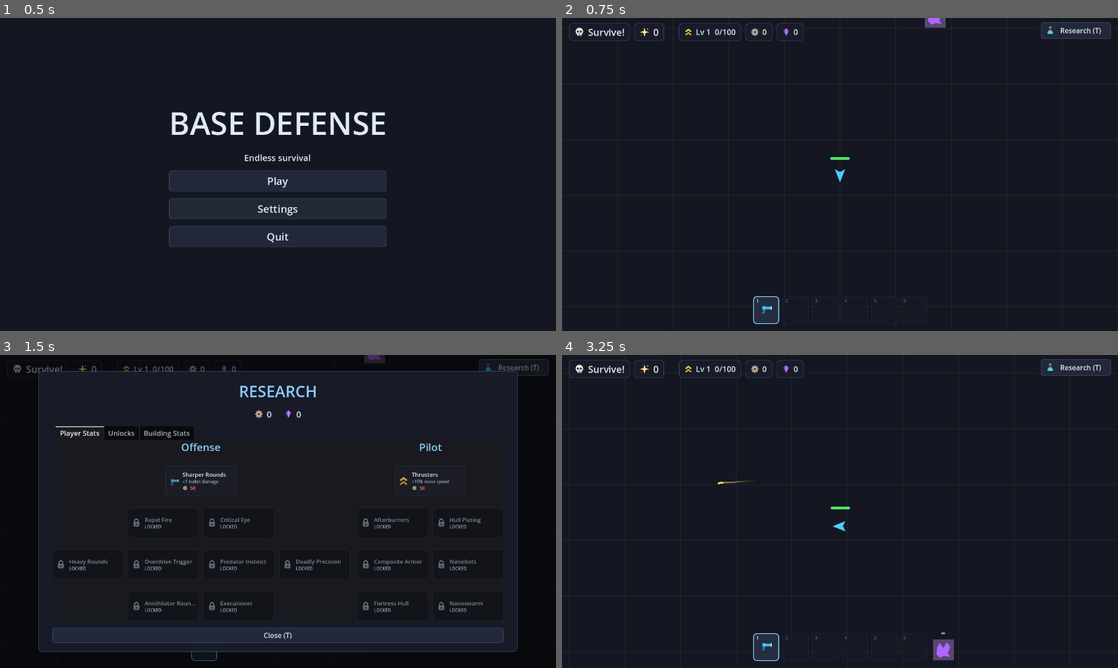
Above: before the commit, frames 1-4 (two rows, left to right).
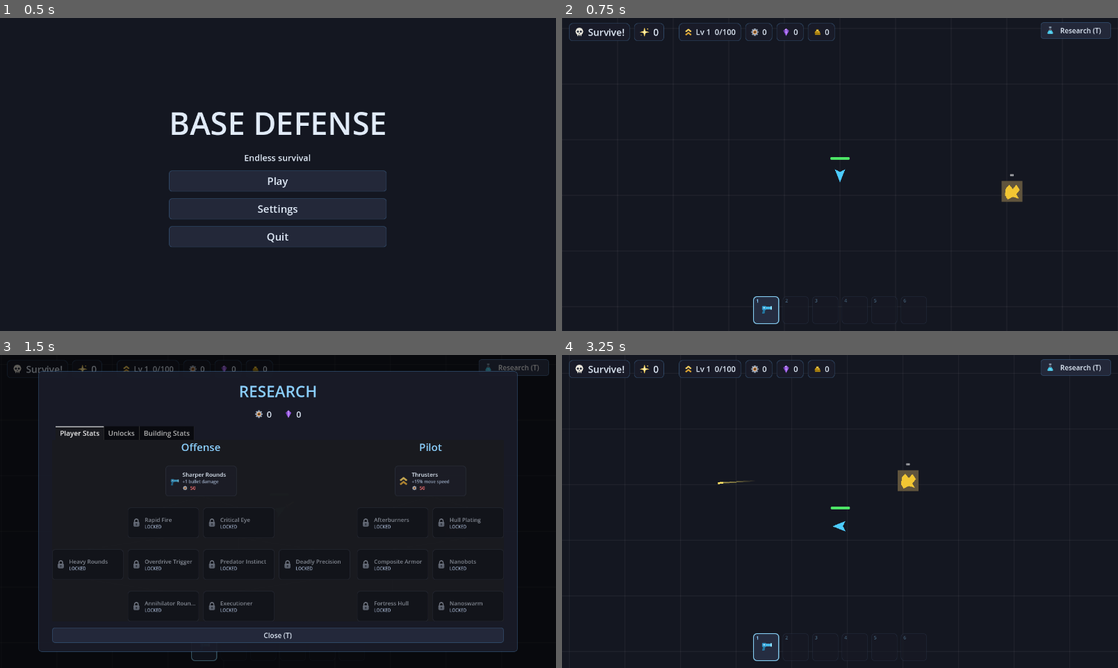
Above: after the commit, the same moments.

Repository: holgerson97/bug-defense
Game: Godot game, scene res://scenes/main_menu.tscn
Same seed, same stepped clock (60 frames per second), same inputs: the game is played once before the commit and once after it.
Inputs (mouse positions are in pixels of both pictures, inside the frame that each line leads up to):
- Up to frame 1 (0.5 s): no input
- Up to frame 2 (0.75 s): click "Play" at 0.5 s
- Up to frame 3 (1.5 s): click "Research (T)" at 1.25 s
- Up to frame 4 (3.25 s): tap Enter at 2 s; move the mouse to (962, 495) at 2.02 s; hold D (move_right) 2.03-2.78 s; hold T (research) 2.03-2.78 s; move the mouse to (728, 527) at 2.77 s; hold S (move_down) from 2.78 s (still down); click (728, 527) at 2.85 s

Frame 1 is identical in both runs. In frame 2, 0.4% of the frame differs, in the area x 44-83%, y 0-59%; in frame 3, 0.1%; in frame 4, 0.6%, in the area x 44-71%, y 1-98%.

Commit message:
Gold resource foundation: rare gold ore blocks, HUD gold counter, icon
Co-Authored-By: Claude Fable 5 <noreply@anthropic.com>

Diff:
--- /dev/null
+++ b/assets/icons/gold.svg
@@ -0,0 +1,8 @@
+<svg xmlns="http://www.w3.org/2000/svg" width="64" height="64" viewBox="0 0 32 32">
+  <!-- Gold: stacked ingots -->
+  <path d="M 8 13 L 15 13 L 17 19 L 6 19 Z" fill="#d4a017" stroke="#8a6a0e" stroke-width="1"/>
+  <path d="M 17 13 L 24 13 L 26 19 L 15.5 19 Z" fill="#e8b52a" stroke="#8a6a0e" stroke-width="1"/>
+  <path d="M 12.5 6.5 L 19.5 6.5 L 21.5 12.5 L 10.5 12.5 Z" fill="#f5cc47" stroke="#8a6a0e" stroke-width="1"/>
+  <path d="M 13.8 8 L 18 8 L 18.6 9.5 L 13.4 9.5 Z" fill="#fbe38a"/>
+  <path d="M 8 21 L 26 21 L 27 25.5 L 6.5 25.5 Z" fill="#c0900f" stroke="#8a6a0e" stroke-width="1"/>
+</svg>
--- /dev/null
+++ b/scenes/gold_deposit.tscn
@@ -0,0 +1,31 @@
+[gd_scene load_steps=3 format=3]
+
+[ext_resource type="Script" path="res://scripts/gold_deposit.gd" id="1"]
+
+[sub_resource type="RectangleShape2D" id="RectangleShape2D_gold"]
+size = Vector2(48, 48)
+
+[node name="GoldDeposit" type="StaticBody2D" groups=["gold_deposits"]]
+collision_layer = 16
+collision_mask = 0
+script = ExtResource("1")
+
+[node name="Body" type="Polygon2D" parent="."]
+polygon = PackedVector2Array(-24, -24, 24, -24, 24, 24, -24, 24)
+color = Color(0.38, 0.33, 0.24, 1)
+
+[node name="Nuggets" type="Polygon2D" parent="."]
+polygon = PackedVector2Array(-14, -8, -6, -16, 2, -6, 10, -16, 18, -4, 10, 6, 16, 16, 2, 12, -10, 18, -16, 8)
+color = Color(0.95, 0.78, 0.2, 1)
+
+[node name="CollisionShape2D" type="CollisionShape2D" parent="."]
+shape = SubResource("RectangleShape2D_gold")
+
+[node name="AmountLabel" type="Label" parent="."]
+offset_left = -30.0
+offset_top = -48.0
+offset_right = 30.0
+offset_bottom = -28.0
+theme_override_font_sizes/font_size = 14
+horizontal_alignment = 1
+text = "0"
--- a/scenes/hud.tscn
+++ b/scenes/hud.tscn
@@ -9,6 +9,7 @@
 [ext_resource type="Texture2D" path="res://assets/icons/scrap.svg" id="7"]
 [ext_resource type="Texture2D" path="res://assets/icons/crystal.svg" id="8"]
 [ext_resource type="Texture2D" path="res://assets/icons/research.svg" id="9"]
+[ext_resource type="Texture2D" path="res://assets/icons/gold.svg" id="10"]
 
 [node name="HUD" type="CanvasLayer"]
 process_mode = 3
@@ -123,6 +124,26 @@
 stretch_mode = 5
 
 [node name="Value" type="Label" parent="TopRow/CrystalPanel/HBox"]
+layout_mode = 2
+theme_override_font_sizes/font_size = 18
+vertical_alignment = 1
+text = "0"
+
+[node name="GoldPanel" type="PanelContainer" parent="TopRow"]
+layout_mode = 2
+
+[node name="HBox" type="HBoxContainer" parent="TopRow/GoldPanel"]
+layout_mode = 2
+theme_override_constants/separation = 7
+
+[node name="Icon" type="TextureRect" parent="TopRow/GoldPanel/HBox"]
+custom_minimum_size = Vector2(20, 20)
+layout_mode = 2
+texture = ExtResource("10")
+expand_mode = 1
+stretch_mode = 5
+
+[node name="Value" type="Label" parent="TopRow/GoldPanel/HBox"]
 layout_mode = 2
 theme_override_font_sizes/font_size = 18
 vertical_alignment = 1
--- /dev/null
+++ b/scripts/gold_deposit.gd
@@ -0,0 +1,14 @@
+extends StaticBody2D
+## Gold ore block. Bullets can't chip it — only Harvesters trained at the
+## Command Center can mine gold. Infinite for now.
+
+func _ready() -> void:
+	$AmountLabel.text = "∞"
+
+## Absorbs bullets without yielding anything.
+func take_damage(_amount: int) -> void:
+	pass
+
+## Harvester mining entry point: always yields the full requested amount.
+func extract(amount: int) -> int:
+	return amount
--- a/scripts/hud.gd
+++ b/scripts/hud.gd
@@ -5,6 +5,7 @@
 @onready var _xp_label: Label = $TopRow/XPPanel/HBox/Value
 @onready var _scrap_label: Label = $TopRow/ScrapPanel/HBox/Value
 @onready var _crystal_label: Label = $TopRow/CrystalPanel/HBox/Value
+@onready var _gold_label: Label = $TopRow/GoldPanel/HBox/Value
 @onready var _game_over: Control = $GameOver
 @onready var _final_score: Label = $GameOver/Center/Panel/Margin/VBox/FinalScore
 @onready var _research_panel: Control = $ResearchPanel
@@ -32,6 +33,7 @@
 func _on_resources_changed(resources: Dictionary) -> void:
 	_scrap_label.text = str(resources.get("scrap", 0))
 	_crystal_label.text = str(resources.get("crystal", 0))
+	_gold_label.text = str(resources.get("gold", 0))
 
 func toggle_research() -> void:
 	if _game_over.visible:
--- a/scripts/main.gd
+++ b/scripts/main.gd
@@ -5,8 +5,11 @@
 const MAX_DEPOSITS_PER_CHUNK := 2
 const DEPOSIT_PLAYER_CLEARANCE := 200.0
 
+const GOLD_CHUNK_CHANCE := 0.35
+
 var score: int = 0
 var deposit_scene: PackedScene = preload("res://scenes/crystal_deposit.tscn")
+var gold_deposit_scene: PackedScene = preload("res://scenes/gold_deposit.tscn")
 
 var _seeded_chunks: Dictionary = {}
 
@@ -39,12 +42,18 @@
 
 func _seed_chunk(chunk: Vector2i) -> void:
 	for i in randi_range(MIN_DEPOSITS_PER_CHUNK, MAX_DEPOSITS_PER_CHUNK):
-		var pos := Vector2(chunk) * CHUNK_SIZE + Vector2(randf_range(80.0, CHUNK_SIZE - 80.0), randf_range(80.0, CHUNK_SIZE - 80.0))
-		if pos.distance_to(_player.global_position) < DEPOSIT_PLAYER_CLEARANCE:
-			continue
-		var deposit = deposit_scene.instantiate()
-		deposit.global_position = pos
-		add_child(deposit)
+		_place_deposit(deposit_scene, chunk)
+	# Gold is rarer: at most one block per chunk.
+	if randf() < GOLD_CHUNK_CHANCE:
+		_place_deposit(gold_deposit_scene, chunk)
+
+func _place_deposit(scene: PackedScene, chunk: Vector2i) -> void:
+	var pos := Vector2(chunk) * CHUNK_SIZE + Vector2(randf_range(80.0, CHUNK_SIZE - 80.0), randf_range(80.0, CHUNK_SIZE - 80.0))
+	if pos.distance_to(_player.global_position) < DEPOSIT_PLAYER_CLEARANCE:
+		return
+	var deposit = scene.instantiate()
+	deposit.global_position = pos
+	add_child(deposit)
 
 func _on_enemy_killed(points: int) -> void:
 	score += points
Not shown, added: assets/icons/gold.svg.import
Not shown: 1 places in scenes/hud.tscn that only renumber resources
Not shown, added: scripts/gold_deposit.gd.uid
